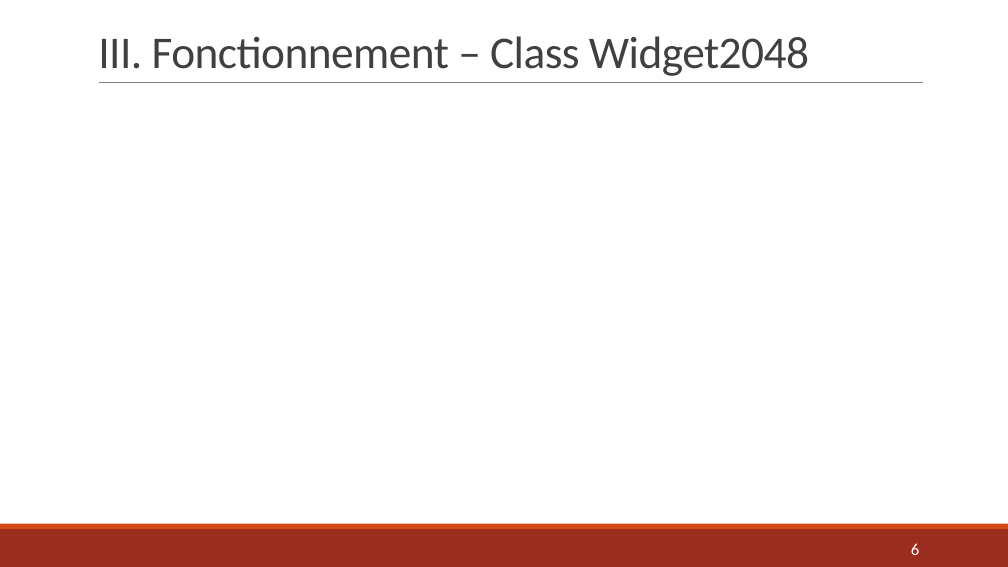
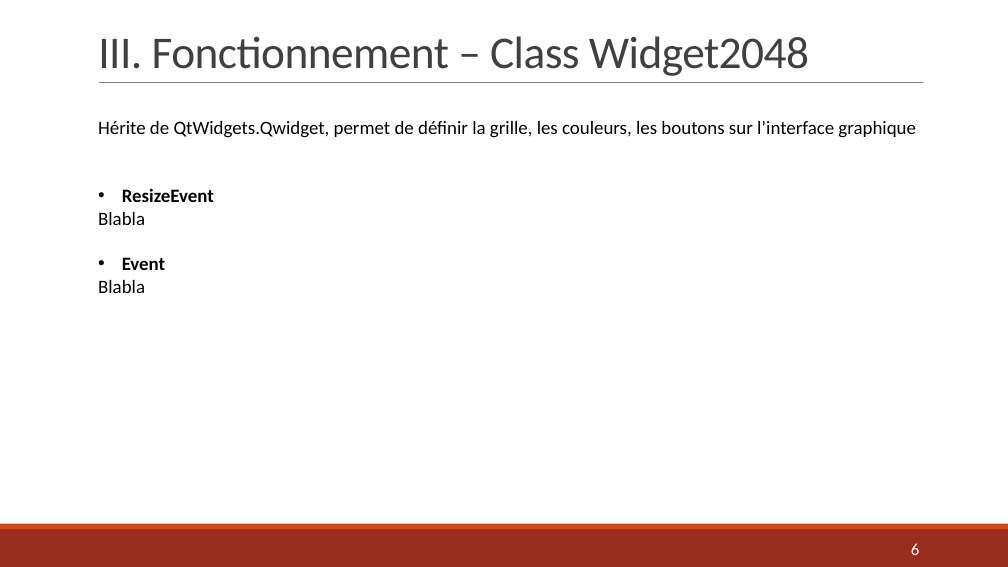
Before and after one commit to AlexandraDarco/prog_2048, a slide deck: slide 6 of Projet Info – Jeu 2048.pptx. Drawn at 1008x567 pixels with LibreOffice and Linux fonts; fonts in the diff are those of the drawing. Boxes give left, top, right and bottom in pixels: in the first picture for what was removed or moved away, otherwise in the second. Text is boxed around its words. In the diff, an @@ line names an element or a change of style, - is before the commit and + after.

```diff
--- a/Projet Info – Jeu 2048.pptx
+++ b/Projet Info – Jeu 2048.pptx
@@ text added at (98, 121, 916, 293), 18 pt, text #000000 @@
+Hérite de QtWidgets.Qwidget, permet de définir la grille, les couleurs, les boutons sur l’interface graphique
+• ResizeEvent
+Blabla
+• Event
+Blabla
```
Also in this commit, not shown: 1 other slide changed, 1 other file.
